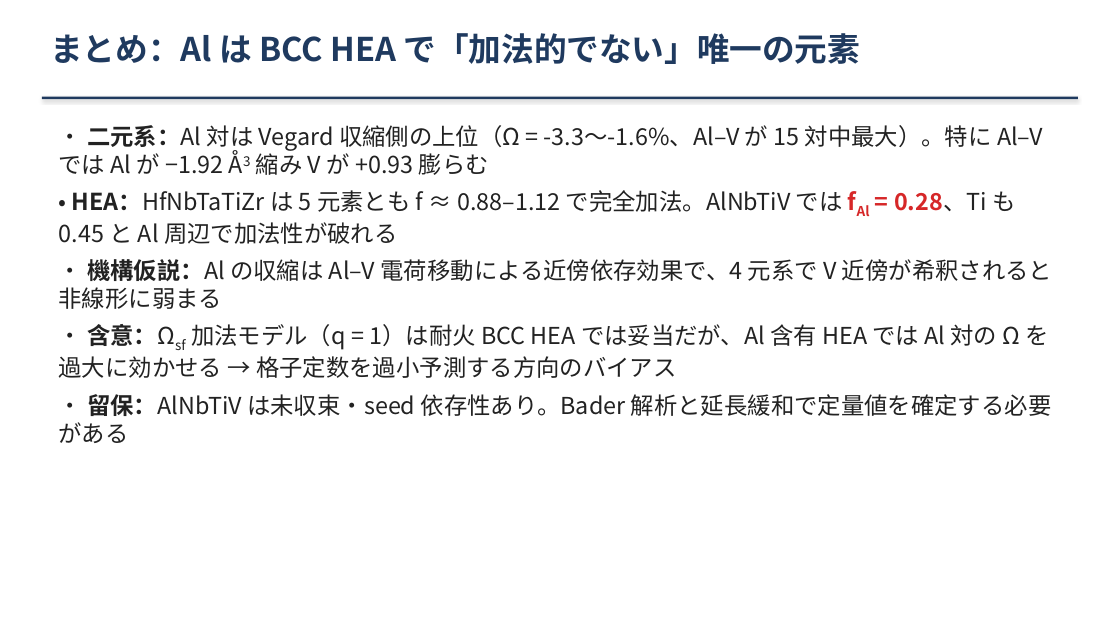
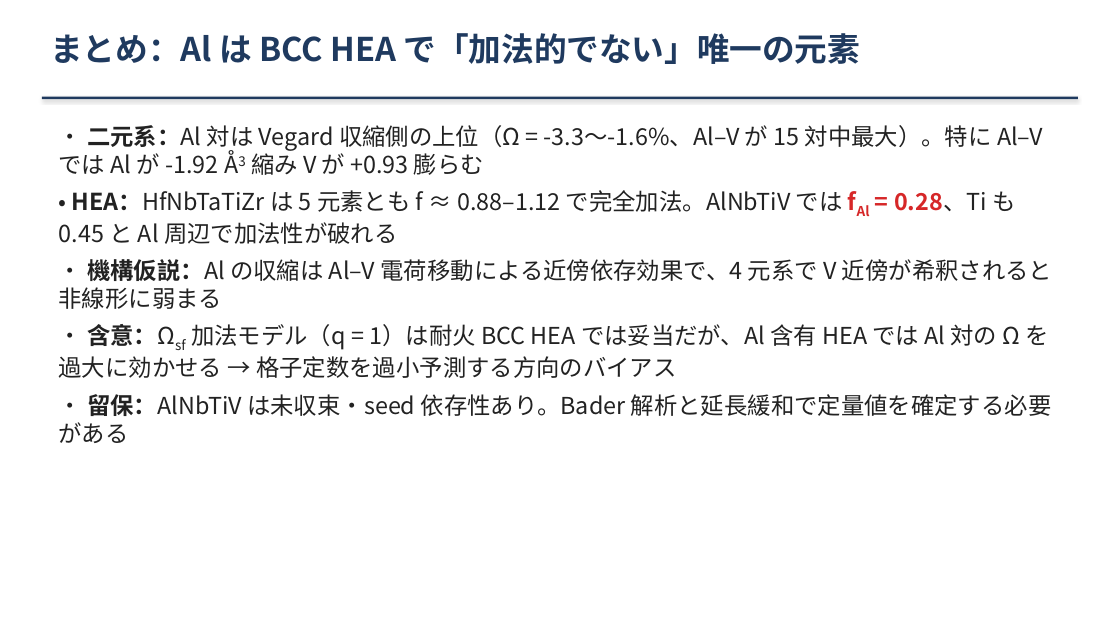
Before and after one commit to minimumtone/machine-learning, a slide deck: slide 13 of mlip_bader/slides/al_effect_bcc_hea.pptx. Drawn at 1120x630 pixels with LibreOffice and Linux fonts; fonts in the diff are those of the drawing. Boxes give left, top, right and bottom in pixels: in the first picture for what was removed or moved away, otherwise in the second. Text is boxed around its words. In the diff, an @@ line names an element or a change of style, - is before the commit and + after.

```diff
--- a/mlip_bader/slides/al_effect_bcc_hea.pptx
+++ b/mlip_bader/slides/al_effect_bcc_hea.pptx
@@ text at (59,125,1043,175): text changed @@
-• 二元系：Al 対は Vegard 収縮側の上位（Ω = -3.3〜-1.6%、Al–V が 15 対中最大）。特に Al–V では Al が −1.92 Å3 縮み V が +0.93 膨らむ
+• 二元系：Al 対は Vegard 収縮側の上位（Ω = -3.3〜-1.6%、Al–V が 15 対中最大）。特に Al–V では Al が -1.92 Å3 縮み V が +0.93 膨らむ
```
Also in this commit, not shown: 4 other slides changed, 2 other files.
